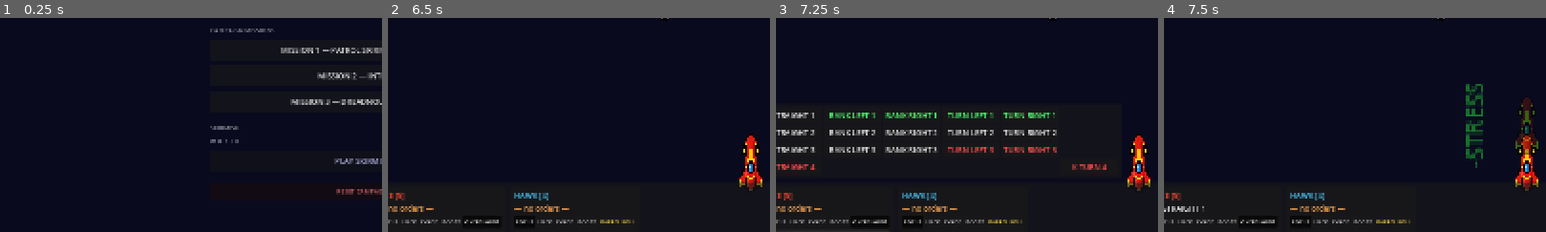
Above: before the commit, frames 1-4 (left to right).
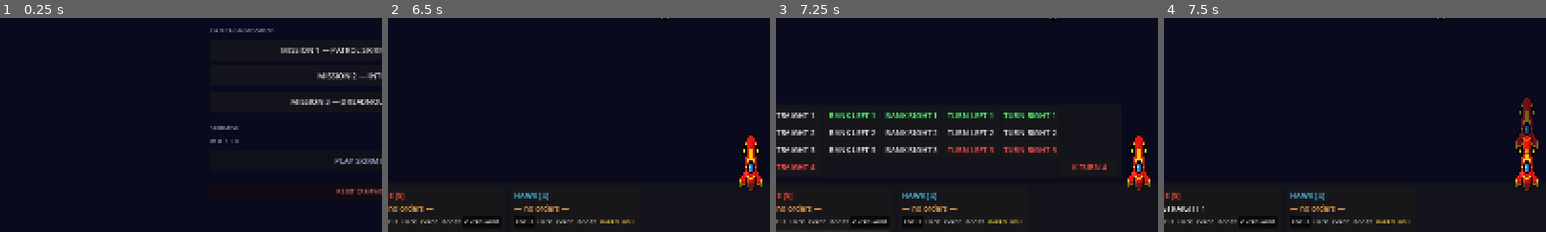
Above: after the commit, the same moments.

Repository: kavemankai/JaggedBuild
Game: Godot game, scene res://scenes/MainMenu.tscn
Same seed, same stepped clock (60 frames per second), same inputs: the game is played once before the commit and once after it.
Inputs:
- Up to frame 1 (0.25 s): no input
- Up to frame 2 (6.5 s): click "PLAY SKIRMISH" at 0.5 s; click "RANDOMIZE & LAUNCH" at 1.25 s; click "LAUNCH MISSION" at 2 s; click "FOCUS" at 2.75 s; click "LOCK" at 3.5 s; click "EVADE" at 4.25 s; click "BOOST" at 5 s; click "OVERCHARGE" at 5.75 s
- Up to frame 3 (7.25 s): click "CHANGE" at 6.5 s
- Up to frame 4 (7.5 s): click "STRAIGHT 1" at 7.25 s
The pictures show only the part of the screen within x 2-52%, y 38-88%; the shares and areas given below are measured in that part.

Frames 1-3 are identical in both runs. In frame 4, 1.6% of the frame differs, in the area x 79-98%, y 30-71%.

Commit message:
Audit fixes: battle-state leaks + ghost stress color
HIGH: RoundManager.round_number persisted across battles (autoload never
reset) — battle 2 began at "Round N+1". Reset round_number/current_phase
in register_ships().

HIGH: HUD connected 5 lambdas to the persistent RoundManager autoload;
the HUD is freed on scene change but the lambda Callables stayed
registered, stacking across battles and firing on freed instances.
Converted to method references, which Godot auto-disconnects on free.

MEDIUM: GhostShip computed stress preview color via the bearing-only
get_maneuver_color() (speed 0 → legacy red/green arrays), mislabeling
+STRESS/-STRESS for all dial-based ships. Now passes maneuver.speed.

Co-Authored-By: Claude Opus 4.8 <noreply@anthropic.com>

Diff:
--- a/scripts/GhostShip.gd
+++ b/scripts/GhostShip.gd
@@ -23,7 +23,9 @@
 	ghost_body.global_position = end_state["position"]
 	ghost_body.rotation = end_state["rotation"] + deg_to_rad(-90.0)
 
-	var move_color: String = ship.get_maneuver_color(maneuver.bearing)
+	# Pass speed so dial-based ships report the true cell color (the bearing-only
+	# overload falls back to the legacy red/green arrays and mislabels dial maneuvers).
+	var move_color: String = ship.get_maneuver_color(maneuver.bearing, maneuver.speed)
 	match move_color:
 		"RED":
 			ghost_body.modulate = Color(1.0, 0.45, 0.45, body_alpha)
--- a/scripts/HUD.gd
+++ b/scripts/HUD.gd
@@ -11,17 +11,35 @@
 
 
 func _ready() -> void:
-	RoundManager.planning_phase_started.connect(func():
-		_round_label.text = "Round %d" % RoundManager.round_number
-		_phase_label.text = "PLANNING")
-	RoundManager.resolution_phase_started.connect(func():
-		_phase_label.text = "RESOLVING")
-	RoundManager.action_phase_started.connect(func():
-		_phase_label.text = "ACTIONS")
-	RoundManager.combat_phase_started.connect(func():
-		_phase_label.text = "COMBAT")
-	RoundManager.evaluation_phase_started.connect(func():
-		_phase_label.text = "")
+	# Method references (not lambdas) so Godot auto-disconnects them when this HUD is
+	# freed on scene change. Lambdas connected to a persistent autoload would otherwise
+	# stack across battles and fire on freed instances.
+	RoundManager.planning_phase_started.connect(_on_planning)
+	RoundManager.resolution_phase_started.connect(_on_resolution)
+	RoundManager.action_phase_started.connect(_on_action)
+	RoundManager.combat_phase_started.connect(_on_combat)
+	RoundManager.evaluation_phase_started.connect(_on_evaluation)
+
+
+func _on_planning() -> void:
+	_round_label.text = "Round %d" % RoundManager.round_number
+	_phase_label.text = "PLANNING"
+
+
+func _on_resolution() -> void:
+	_phase_label.text = "RESOLVING"
+
+
+func _on_action() -> void:
+	_phase_label.text = "ACTIONS"
+
+
+func _on_combat() -> void:
+	_phase_label.text = "COMBAT"
+
+
+func _on_evaluation() -> void:
+	_phase_label.text = ""
 
 
 func set_mission_label(text: String) -> void:
--- a/scripts/RoundManager.gd
+++ b/scripts/RoundManager.gd
@@ -16,6 +16,10 @@
 
 func register_ships(ship_array: Array) -> void:
 	ships = ship_array
+	# Per-battle reset: this autoload persists across the whole app, so round state
+	# must be cleared when a new battle registers its ships, or round numbers leak.
+	round_number = 0
+	current_phase = Phase.PLANNING
 
 
 func begin_round() -> void:
